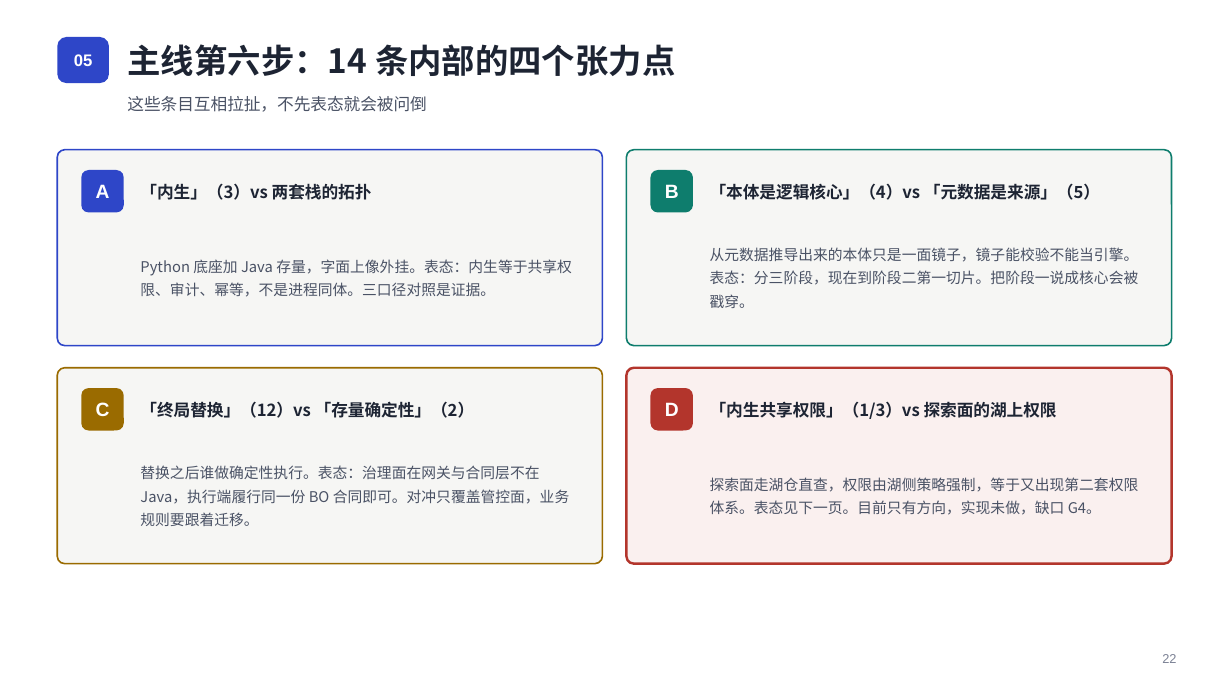
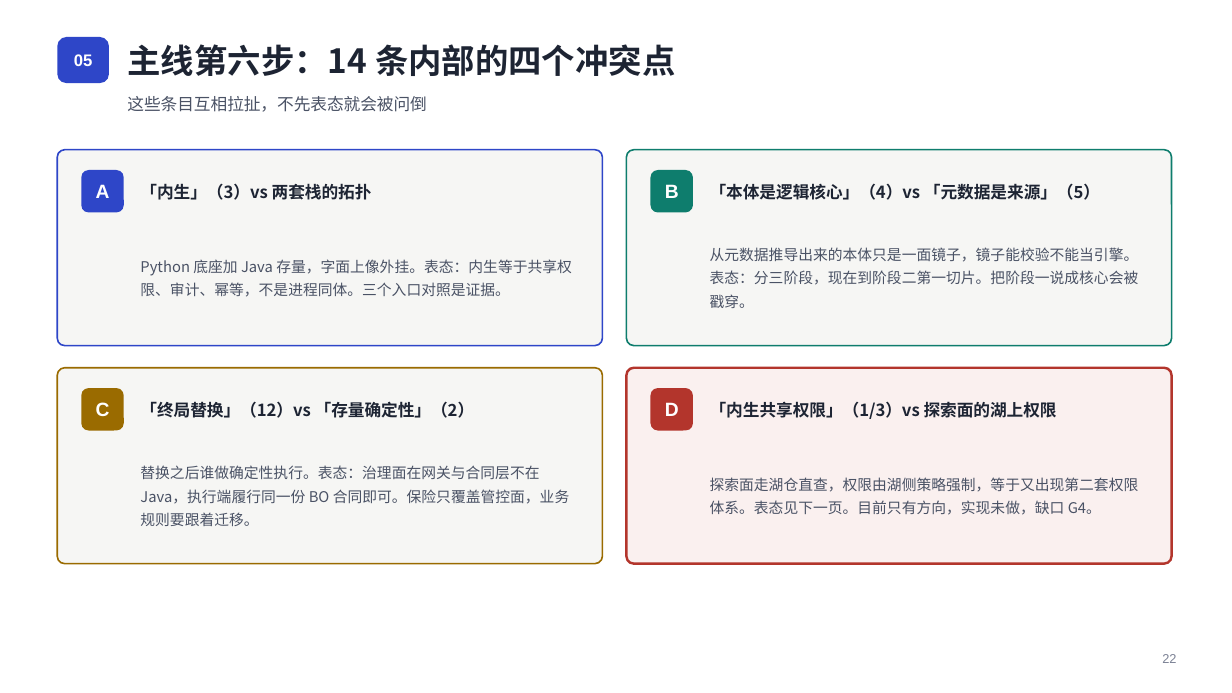
Before and after one commit to xiaohanarch/ERP-AI, a slide deck: slide 23 of docs/ERP-AI-L1参考架构-汇报版.pptx. Drawn at 1232x693 pixels with LibreOffice and Linux fonts; fonts in the diff are those of the drawing. Boxes give left, top, right and bottom in pixels: in the first picture for what was removed or moved away, otherwise in the second. Text is boxed around its words. In the diff, an @@ line names an element or a change of style, - is before the commit and + after.

Commit message:
docs: intro_v2 与汇报 PPT 黑话清理 —— 张力/口径/平价/对冲等 10 类术语换大白话
读者反馈「张力、口径这类词看不懂」，全文（HTML + PPT 31 页 + 两处源码注释
引用）统一替换为直白说法：

- 张力/张力点 → 冲突点（标题改「四个互相打架、需要表态的冲突点」）
- 口径 → 按语义拆分：权限标准 / 定义 / 定义层 / 与页面一致 /
  三个入口对照（三口径）/ 自动对账（口径互证）/ 含义（字段口径）等
- 平价 → 一致（权限平价测试 → 权限一致性测试；Java 注释同步改写）
- 对冲 → 保险（预埋对冲 → 预埋保险；替换的对冲 → 给终局替换留的保险）
- 锚点 → 基准（评测锚点 → 评测基准；版本锚点 → 版本标识；
  锚定 → 断言/锁定/引用 按语境）
- 收口 → 统一由网关接管；标的 → 示例；扇出 → 对外分发

统计：HTML 127 处（含跨标签隔断检查清零）、PPT 40 个文本 run
（XML 良构 + zip 完整性校验通过）；同步两处被文档引用的源码注释
（PermissionService.java 平价措辞、questions-capability.yaml 锚点用例）
保持文档引用与代码一致（均为注释行，无行为变更）

```diff
--- a/docs/ERP-AI-L1参考架构-汇报版.pptx
+++ b/docs/ERP-AI-L1参考架构-汇报版.pptx
@@ text at (127, 44, 676, 76): text changed @@
-主线第六步：14 条内部的四个张力点
+主线第六步：14 条内部的四个冲突点
@@ text at (140, 259, 572, 297): text changed @@
-Python 底座加 Java 存量，字面上像外挂。表态：内生等于共享权限、审计、幂等，不是进程同体。三口径对照是证据。
+Python 底座加 Java 存量，字面上像外挂。表态：内生等于共享权限、审计、幂等，不是进程同体。三个入口对照是证据。
@@ text at (140, 465, 570, 526): text changed @@
-替换之后谁做确定性执行。表态：治理面在网关与合同层不在 Java，执行端履行同一份 BO 合同即可。对冲只覆盖管控面，业务规则要跟着迁移。
+替换之后谁做确定性执行。表态：治理面在网关与合同层不在 Java，执行端履行同一份 BO 合同即可。保险只覆盖管控面，业务规则要跟着迁移。
```
Also in this commit, not shown: 21 other slides changed, 3 other files.
